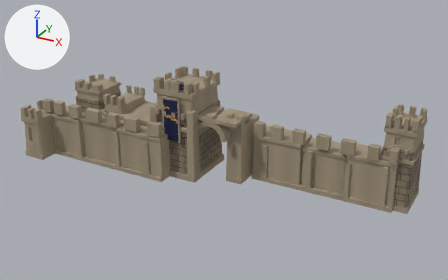
The Blender file art-source/valoria/production/bastion-family-v1/BastionFamilyV1.blend as it was, and as the next commit left it.
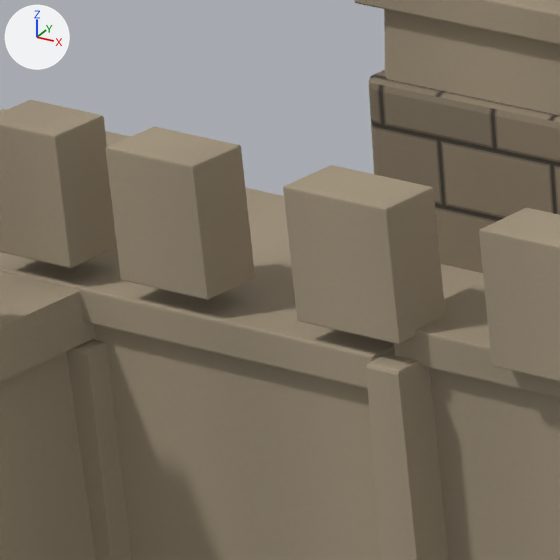
The first picture shows the older version from a camera (50 mm lens) standing at (27.2, -28.9, 33.0) and looking at (6.4, 9.0, 14.1). The close-ups show the older and then the newer version on the part from 10% to 21% of the width and 32% to 49% of the height of that picture. Only the edits that show in the close-ups are written down. The lights are fixed; the arrows at upper left show +X, +Y and +Z.

Objects in the first close-up: 'BastionCurtainWest', 'BastionFarWestBlock', 'BastionWestTower'.
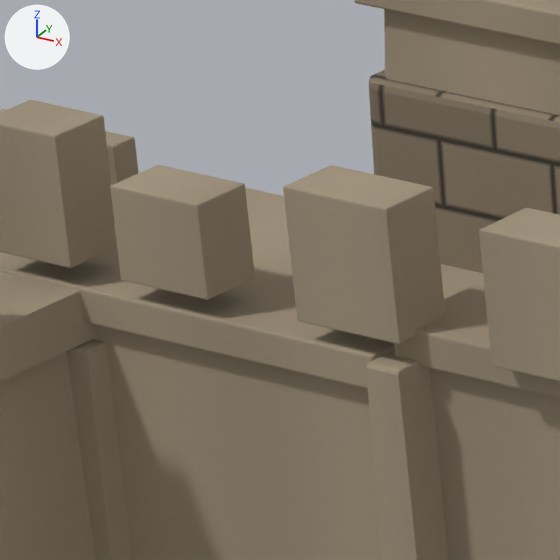
The change, as a list of edits to the scene's bpy script:
```text
Change me_bastioncurtainwest_recessedbay0_authored:
    where me_bastioncurtainwest_recessedbay0_authored.from_pydata(...)  # 1120 vertices, 2160 faces; spans x -13.73..-2.24, y -2.85..-0.49, z 0.0..4.6
    used by ob_bastioncurtainwest; location = (5.0, 8.5, 11.1)
    me_bastioncurtainwest_recessedbay0_authored part 1: all 28 vertices in x -12.52..-11.73, y -2.75..-2.27, z 4.58..4.6 are moved by (0.0, 0.0, -0.28)
    remove me_bastioncurtainwest_recessedbay0_authored.materials.append(mat_eldoria_bastion_face)
```

Changed parts and their boxes [x1, y1, x2, y2] in the close-ups (560 x 560 px; the box of a moved part takes in the faces that stretch with it):
part 1 of me_bastioncurtainwest_recessedbay0_authored, moved or reshaped
    before: [106, 127, 255, 298]
    after: [110, 165, 255, 299]
